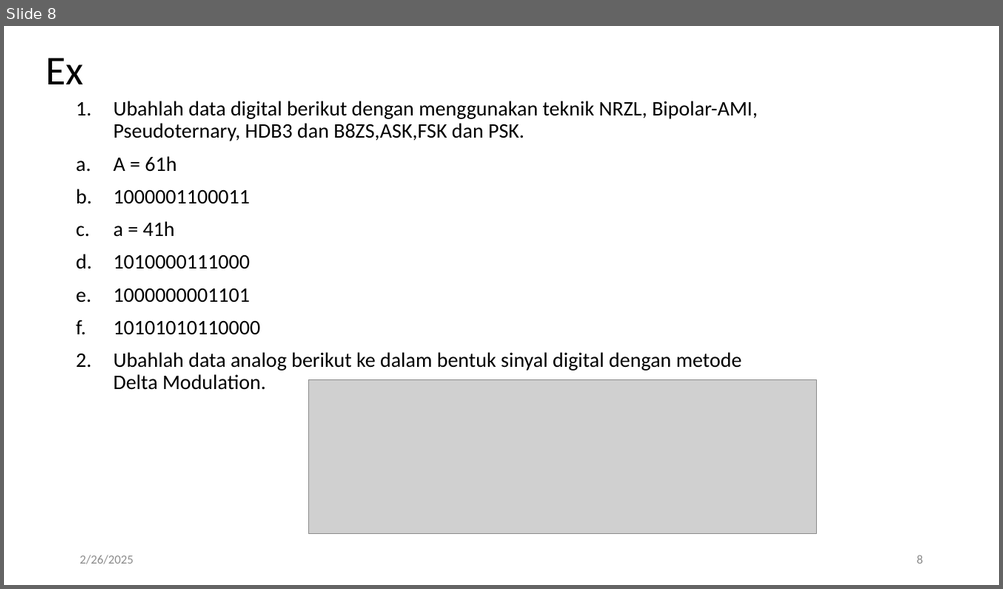
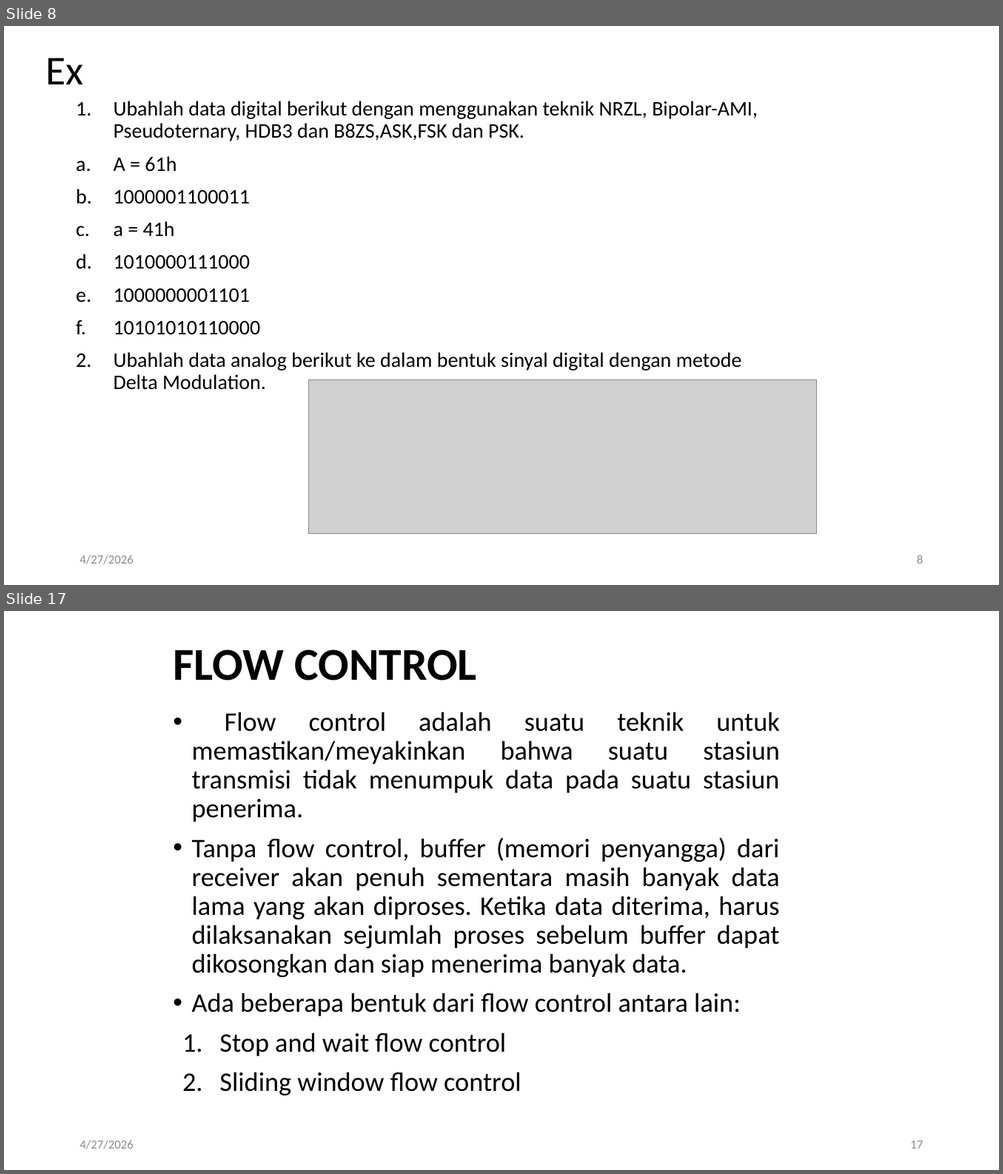
Before and after one commit to amelcharolinesgn2/DataNetCommunication, a slide deck: 6_5Network Communication_Multiplexing.pptx. Shown one above the other, each under a label of ours: slide 8 before the commit, slides 8 and 17 after it; the slides between them are not shown. The pictures are 1003x589 and 1003x1174 pixels, drawn with LibreOffice and Linux fonts; fonts in the diff are those of the drawing; grey boxes stand for pictures. Boxes give left, top, right and bottom in pixels: in the first picture for what was removed or moved away, otherwise in the second. Text is boxed around its words. In the diff, an @@ line names an element or a change of style, - is before the commit and + after.

```diff
--- a/6_5Network Communication_Multiplexing.pptx
+++ b/6_5Network Communication_Multiplexing.pptx
@@ slide 17 added at (4, 611, 999, 1170), background #FFFFFF @@
@@ title added at (173, 649, 477, 681), 44 pt, text #000000, bold @@
+FLOW CONTROL
@@ text added at (192, 712, 780, 1096), 25.9 pt, text #000000 @@
+• Flow control adalah suatu teknik untuk memastikan/meyakinkan bahwa suatu stasiun transmisi tidak menumpuk data pada suatu stasiun penerima.
+• Tanpa flow control, buffer (memori penyangga) dari receiver akan penuh sementara masih banyak data lama yang akan diproses. Ketika data diterima, harus dilaksanakan sejumlah proses sebelum buffer dapat dikosongkan dan siap menerima banyak data.
+• Ada beberapa bentuk dari flow control antara lain:
+1. Stop and wait flow control
+2. Sliding window flow control
@@ text added at (79, 1140, 133, 1150), 12 pt, text #8C8C8C @@
+4/27/2026
@@ page number added at (910, 1141, 922, 1149), 12 pt, text #8C8C8C @@
+17
@@ slide 8 changed as well @@
@@ text at (79, 555, 133, 565): text changed @@
-2/26/2025
+4/27/2026
```
Also in this commit, not shown: 6 other slides changed, 38 other slides added.
